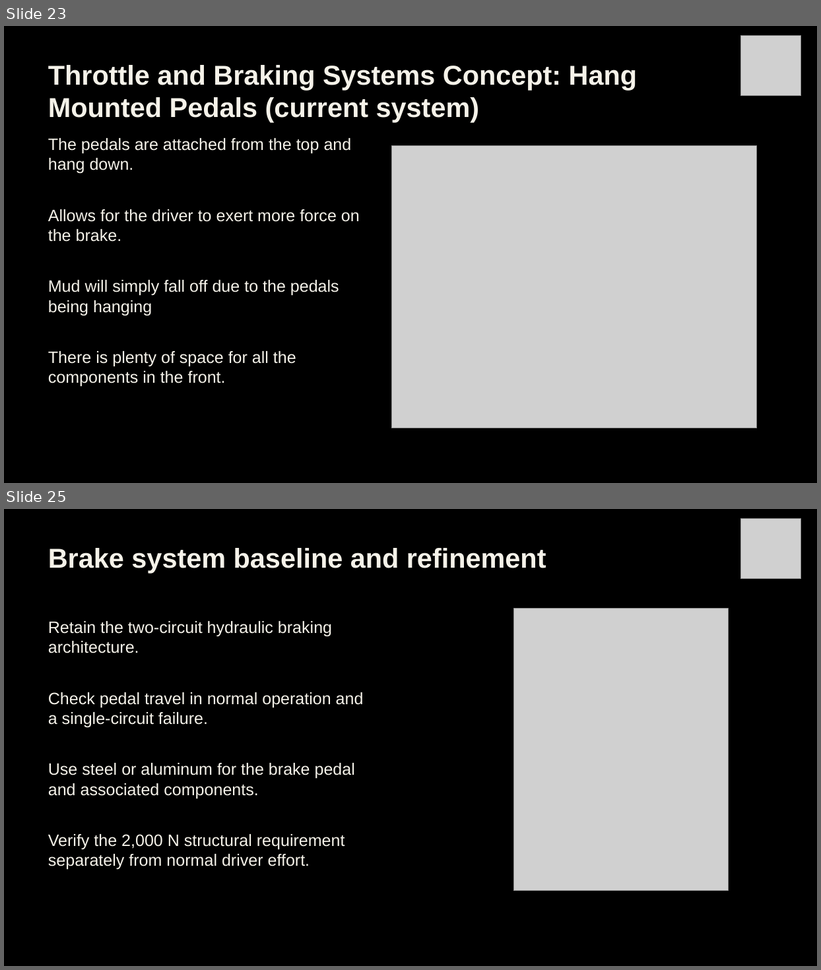
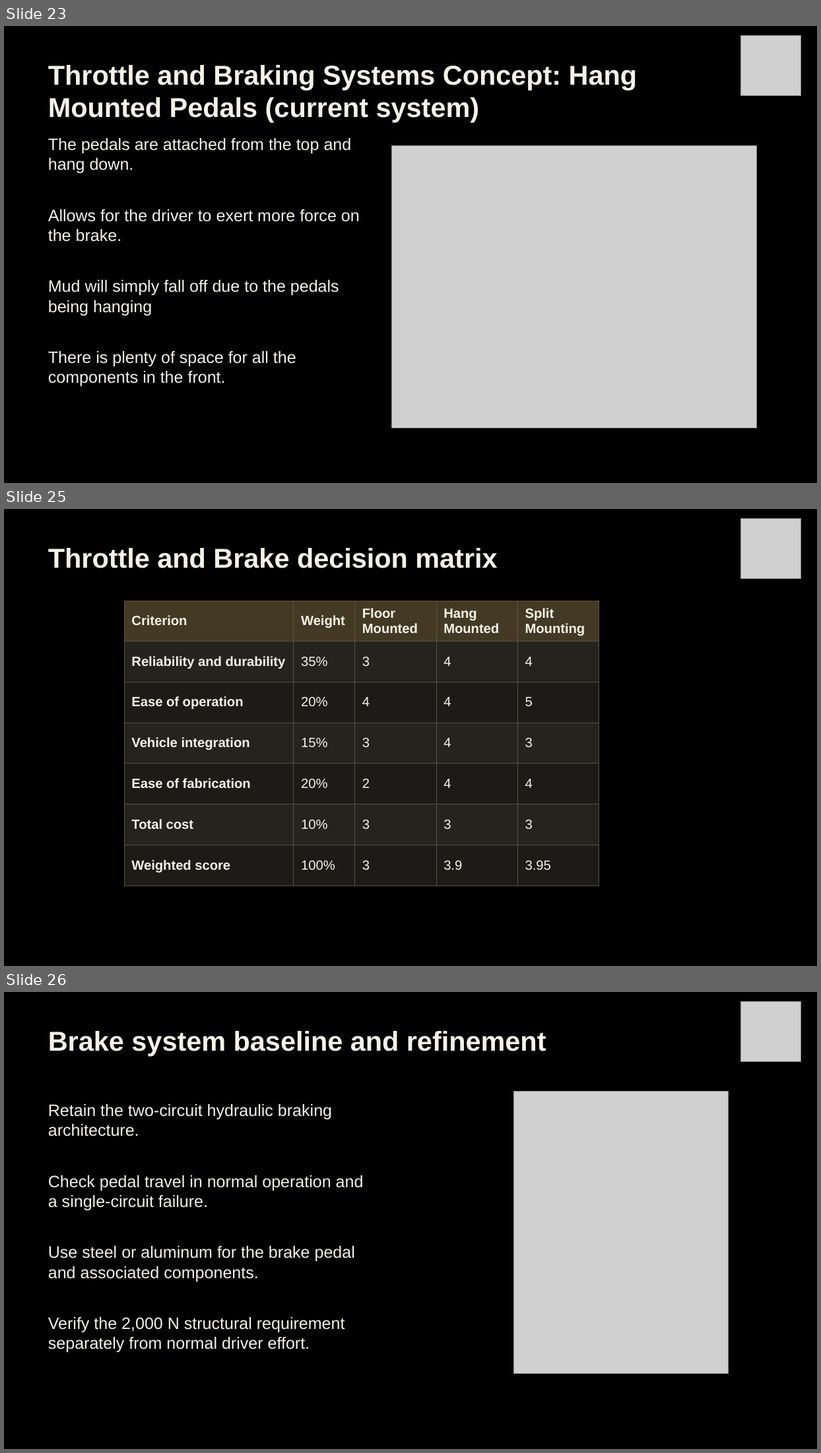
Before and after one commit to Polowater123/Aggie-Baja-Controls-The-A.B.C.-, a slide deck: PDR Draft.pptx. Shown one above the other, each under a label of ours: slides 23 and 25 before the commit, slides 23, 25 and 26 after it; the slides between them are not shown. The pictures are 821x970 and 821x1453 pixels, drawn with LibreOffice and Linux fonts; fonts in the diff are those of the drawing; grey boxes stand for pictures. Boxes give left, top, right and bottom in pixels: in the first picture for what was removed or moved away, otherwise in the second. Text is boxed around its words. In the diff, an @@ line names an element or a change of style, - is before the commit and + after.

Commit message:
Update PDR draft presentation
Revise the PDR Draft PowerPoint presentation.

```diff
--- a/PDR Draft.pptx
+++ b/PDR Draft.pptx
@@ slide 25 added at (4, 509, 817, 966), background #000000 @@
@@ picture added at (741, 519, 801, 579) @@
@@ text added at (48, 548, 497, 568), 32.2 pt, text #F5F2E9, bold @@
+Throttle and Brake decision matrix
@@ table added at (124, 601, 600, 886), 7 rows, 5 columns @@
+Criterion | Weight | Floor Mounted | Hang Mounted | Split Mounting
+Reliability and durability | 35% | 3 | 4 | 4
+Ease of operation | 20% | 4 | 4 | 5
+Vehicle integration | 15% | 3 | 4 | 3
+Ease of fabrication | 20% | 2 | 4 | 4
+Total cost | 10% | 3 | 3 | 3
+Weighted score | 100% | 3 | 3.9 | 3.95
@@ what was slide 25 is now slide 26 @@
```
